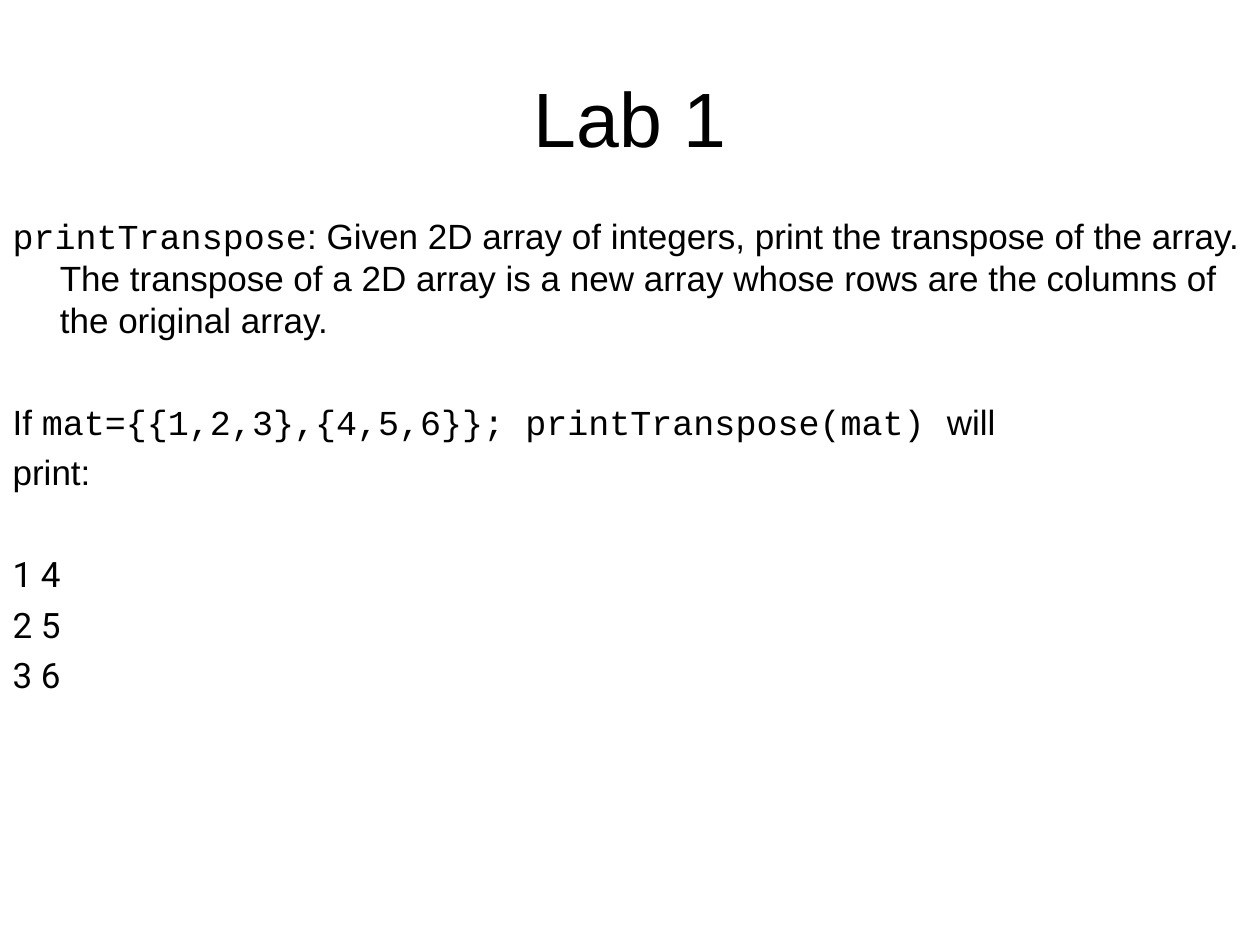
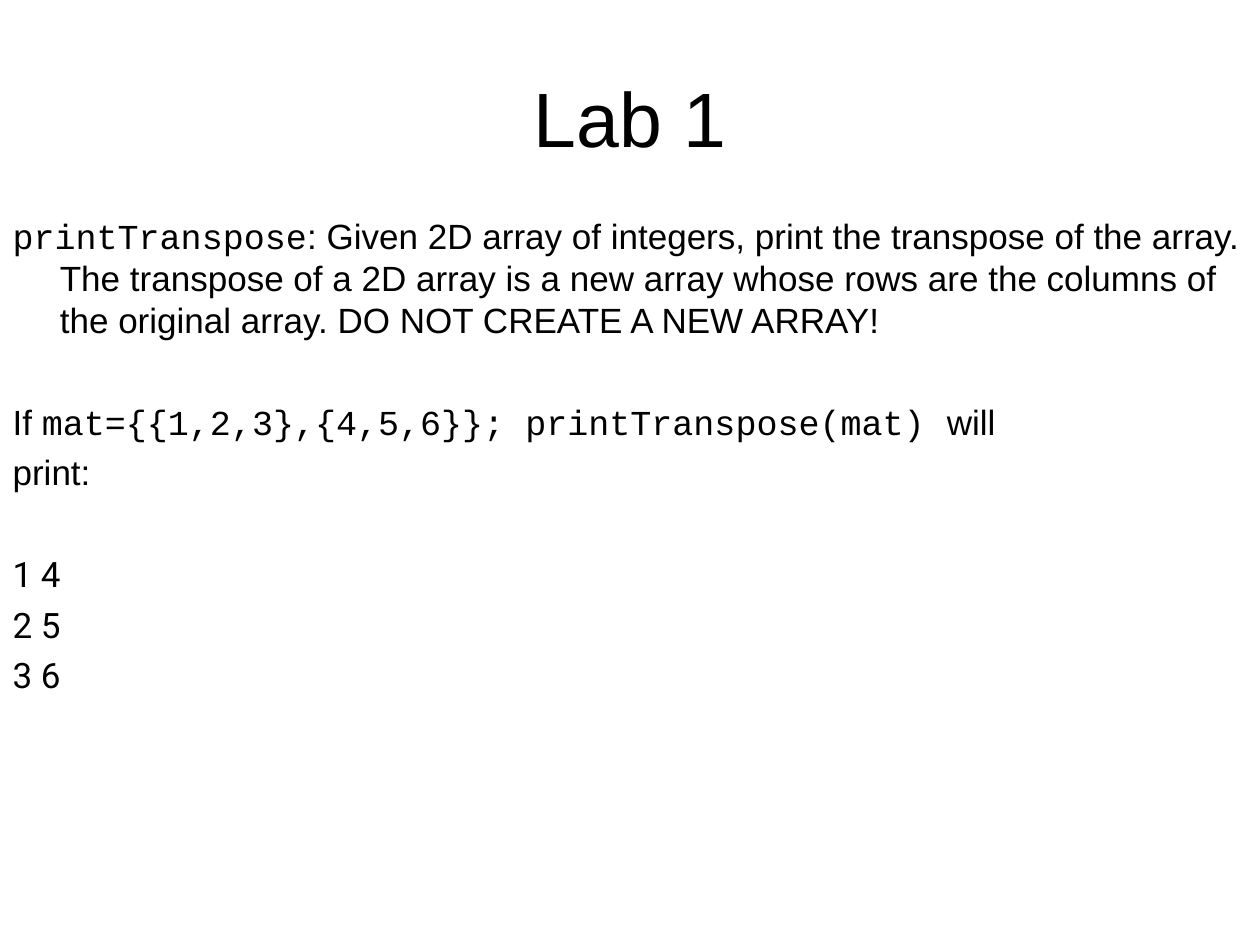
Before and after one commit to LongBaoNguyen/longbaonguyen.github.io, a slide deck: slide 34 of courses/apcsp/lecture12.ppt. Drawn at 1260x945 pixels with LibreOffice and Linux fonts; fonts in the diff are those of the drawing; background and template pictures are left out. Boxes give left, top, right and bottom in pixels: in the first picture for what was removed or moved away, otherwise in the second. Text is boxed around its words. In the diff, an @@ line names an element or a change of style, - is before the commit and + after.

```diff
--- a/courses/apcsp/lecture12.ppt
+++ b/courses/apcsp/lecture12.ppt
@@ text at box(13, 223, 1239, 340): text changed @@
-printTranspose: Given 2D array of integers, print the transpose of the array. The transpose of a 2D array is a new array whose rows are the columns of the original array.
+printTranspose: Given 2D array of integers, print the transpose of the array. The transpose of a 2D array is a new array whose rows are the columns of the original array. DO NOT CREATE A NEW ARRAY!
```
Also in this commit, not shown: 7 other files.
